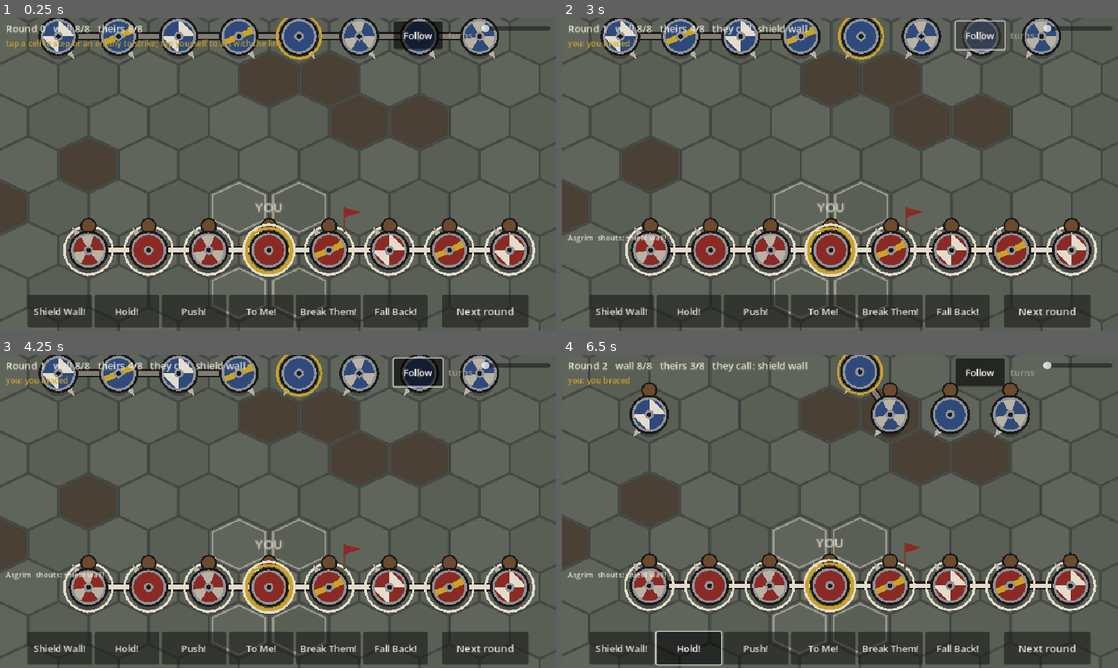
Above: before the commit, frames 1-4 (two rows, left to right).
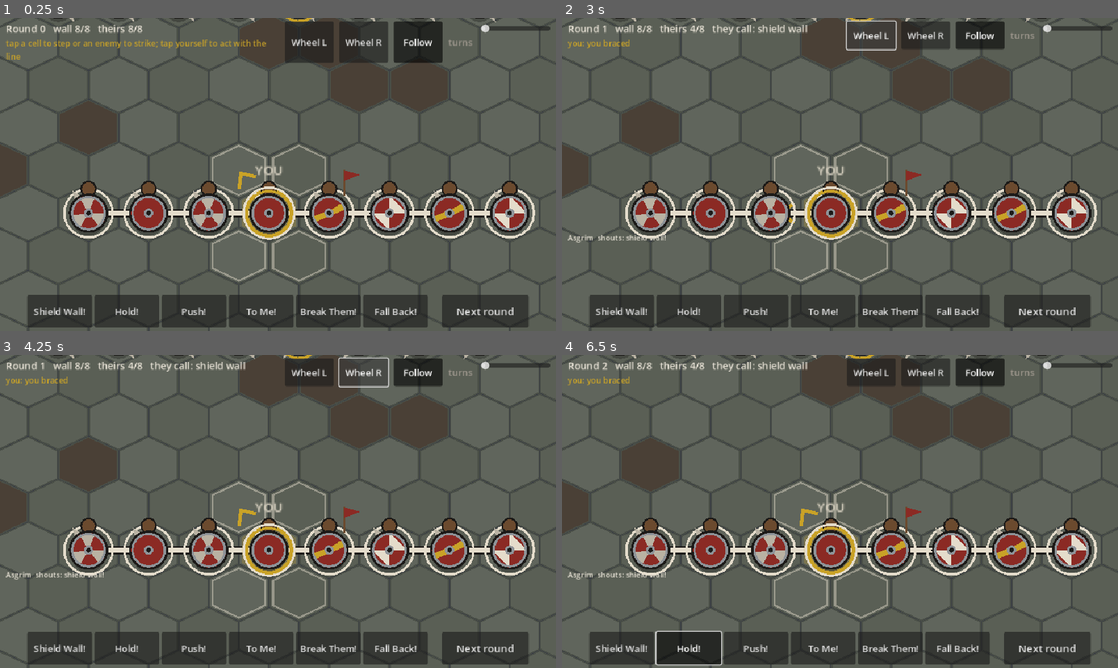
Above: after the commit, the same moments.

Repository: UnlikelyContact/Ringgiver
Game: Godot game, scene res://view/main.tscn
The game is run twice, just before and just after one commit, with the same random seed, the same clock (stepped at 60 frames per second) and the same inputs.
Inputs:
- Up to frame 1 (0.25 s): no input
- Up to frame 2 (3 s): click "Follow" (after the commit: "Wheel L") at 0.5 s; click "Follow" (after the commit: "Wheel R") at 1.25 s; click "Next round" at 2 s; click "Follow" (after the commit: "Wheel L") at 2.75 s
- Up to frame 3 (4.25 s): click "Follow" (after the commit: "Wheel R") at 3.5 s
- Up to frame 4 (6.5 s): click "Next round" at 4.25 s; click "Shield Wall!" at 5 s; click "Hold!" at 5.75 s

The runs differ from the first frame. In frame 1, 35% of the frame differs, in the area x 0-100%, y 0-100%; in frame 2, 35%; in frame 3, 34%; in frame 4, 32%.

Commit message:
The wall has its own facing: wheel left and right, Push along the facing, steps never turn it, AI wheels on a flank
Co-Authored-By: Claude Fable 5.1 <noreply@anthropic.com>
Claude-Session: https://claude.ai/code/session_01P5EsvQHo48suzdDpxkAELG

Diff:
--- a/game/sim/combat/band_factory.gd
+++ b/game/sim/combat/band_factory.gd
@@ -64,6 +64,8 @@
 	for w in band:
 		w.reset_for_battle(rules)
 		w.facing = facing
+		if w.is_leader:
+			w.line_facing = facing
 		if w.is_leader and leader == null:
 			leader = w
 		else:
--- a/game/sim/combat/battle.gd
+++ b/game/sim/combat/battle.gd
@@ -113,11 +113,13 @@
 	log.append("--- round %d ---" % round)
 	var rr := rng.fork("round:%d" % round)
 
-	# 1. Shouts.
+	# 1. Shouts. A leader who turned to strike last round faces his wall again.
 	var leaders := {}
 	for side in 2:
 		var leader := leader_of(side)
 		leaders[side] = leader
+		if leader != null and leader.line_facing != Vector2i.ZERO:
+			leader.facing = leader.line_facing
 		var shout: CombatTypes.Shout = CombatTypes.Shout.NONE
 		if _pending_shout.has(side):
 			shout = _pending_shout[side]
--- a/game/sim/combat/decision.gd
+++ b/game/sim/combat/decision.gd
@@ -140,7 +140,8 @@
 	if not grid.line_neighbors(w).is_empty():
 		# One direction for the whole line, taken from the leader's position.
 		var anchor := leader if leader != null and leader.is_active() and leader.side == w.side else w
-		var advance := _advance_direction(anchor, enemies)
+		# A wall advances the way it faces; without a set wall facing, toward the enemy.
+		var advance := anchor.line_facing if anchor.line_facing != Vector2i.ZERO else _advance_direction(anchor, enemies)
 		if _line_in_contact(grid, w, enemies):
 			return Action.brace(advance)  # the line is engaged: hold it together
 		var ahead := w.pos + advance
@@ -183,15 +184,15 @@
 			else Formation.line_slots(grid, leader, band.size())
 	var plan := Formation.assign(slots, band)
 	if plan.has(w) and plan[w] != w.pos:
-		var step := _step_toward(grid, w, plan[w], leader.facing)
+		var step := _step_toward(grid, w, plan[w], leader.wall_facing())
 		if step != null:
 			return step
-		return Action.brace(leader.facing)
+		return Action.brace(leader.wall_facing())
 	if wedge:
 		return _push(grid, w, enemies, leader)
 	var act := _hold(w, enemies, leader)
 	if act.kind == CombatTypes.ActionKind.BRACE and enemies.is_empty():
-		act.new_facing = leader.facing
+		act.new_facing = leader.wall_facing()
 	return act
 
 
--- a/game/sim/combat/formation.gd
+++ b/game/sim/combat/formation.gd
@@ -13,7 +13,7 @@
 	var out: Array[Vector2i] = []
 	if leader == null or count <= 0:
 		return out
-	var dirs := BattleGrid.line_dirs(leader.facing)
+	var dirs := BattleGrid.line_dirs(leader.wall_facing())
 	var reach := maxi(grid.width, grid.height)
 	for k in range(1, reach + 1):
 		for dir in dirs:
@@ -35,8 +35,8 @@
 		return out
 	# On hexes the two cells behind the tip are 120 and 180 degrees round
 	# from the facing; the rank runs along the line direction between them.
-	var back_left := BattleGrid.rotate(leader.facing, 4)
-	var back_right := BattleGrid.rotate(leader.facing, 3)
+	var back_left := BattleGrid.rotate(leader.wall_facing(), 4)
+	var back_right := BattleGrid.rotate(leader.wall_facing(), 3)
 	var across := back_right - back_left
 	var reach := maxi(grid.width, grid.height)
 	for k in range(1, reach + 1):
--- a/game/sim/combat/leader_ai.gd
+++ b/game/sim/combat/leader_ai.gd
@@ -15,12 +15,30 @@
 	doctrine = p_doctrine
 
 
+## Turns the wall toward the enemy's centre only when they are two or more
+## steps (120 degrees or more) off its facing; a 60-degree offset is within
+## the front arcs and not worth the shuffle of wheeling.
+func _wheel_if_needed(battle: Battle, leader: Warrior, theirs: Array[Warrior]) -> void:
+	if theirs.is_empty():
+		return
+	var sum := Vector2.ZERO
+	for e in theirs:
+		sum += BattleGrid.to_cart(Vector2(e.pos))
+	var want := BattleGrid.snap_direction(sum / theirs.size() - BattleGrid.to_cart(Vector2(leader.pos)))
+	var have := leader.wall_facing()
+	var diff := posmod(BattleGrid.dir_index(want) - BattleGrid.dir_index(have), 6)
+	if diff >= battle.rules.ai_wheel_min_steps and diff <= 6 - battle.rules.ai_wheel_min_steps:
+		leader.line_facing = want
+		battle.log.append("%s wheels his line to face %s" % [leader.display_name, str(want)])
+
+
 func choose(battle: Battle, side: int) -> CombatTypes.Shout:
 	var mine := battle.active(side)
 	var theirs := battle.active(1 - side)
 	var leader := battle.leader_of(side)
 	if mine.is_empty() or leader == null:
 		return CombatTypes.Shout.NONE
+	_wheel_if_needed(battle, leader, theirs)
 	var started := battle.result.started[side]
 	var unbroken := 0
 	for w in mine:
--- a/game/sim/combat/rules.gd
+++ b/game/sim/combat/rules.gd
@@ -149,6 +149,8 @@
 var ai_fall_back_percent := 35
 var ai_break_them_percent := 40
 var ai_scatter_mean_distance := 3
+## The AI wheels its wall when the enemy is this many facings (60 degrees each) off it.
+var ai_wheel_min_steps := 2
 ## A STEADY leader waits this many rounds without contact before pushing.
 var ai_patience_rounds := 6
 
--- a/game/sim/combat/warrior.gd
+++ b/game/sim/combat/warrior.gd
@@ -35,6 +35,10 @@
 # Battle state.
 var pos := Vector2i.ZERO
 var facing := Vector2i(0, -1)
+## For a leader: the direction his line forms to face. Zero means "his own
+## facing". Set by the player (wheel left/right) or the leader AI, never by
+## a step or a blow, so the wall does not wheel every time he turns.
+var line_facing := Vector2i.ZERO
 var wound: CombatTypes.Wound = CombatTypes.Wound.UNHURT
 var breath := 0
 var morale := 0
@@ -73,6 +77,11 @@
 		CombatTypes.Stat.NERVE:
 			return nerve
 	return wits
+
+
+## The facing a line formed on this man takes.
+func wall_facing() -> Vector2i:
+	return line_facing if line_facing != Vector2i.ZERO else facing
 
 
 func is_down() -> bool:
--- a/game/tests/test_decision.gd
+++ b/game/tests/test_decision.gd
@@ -331,3 +331,18 @@
 	all.append(green)
 	var b := _choose(green, leader, g, all)
 	assert_true(b.kind == K.BRACE or b.kind == K.ATTACK, "a green man holds his place instead: %s" % b.describe())
+
+
+func test_push_advances_in_the_wall_facing() -> void:
+	var g := BattleGrid.new(16, 12)
+	var leader := _man("jarl", 0, Vector2i(8, 8), g, CombatTypes.Tier.VETERAN)
+	leader.is_leader = true
+	leader.line_facing = Vector2i(0, -1)
+	var w := _man("w", 0, Vector2i(9, 8), g, CombatTypes.Tier.BLOODED)
+	w.heard_order = CombatTypes.Shout.PUSH
+	# The enemy is off to the east, but the wall faces north-west: it steps north-west.
+	var e := _man("e", 1, Vector2i(14, 8), g)
+	var all: Array[Warrior] = [leader, w, e]
+	var a := _choose(w, leader, g, all)
+	assert_eq(a.kind, K.MOVE)
+	assert_eq(a.target_cell, Vector2i(9, 7), "one step the way the wall faces")
--- a/game/tests/test_formation.gd
+++ b/game/tests/test_formation.gd
@@ -105,3 +105,17 @@
 	assert_eq(plan.size(), 1)
 	assert_eq(plan.get(near), Vector2i(9, 5))
 	assert_true(not plan.has(far))
+
+
+func test_line_forms_on_the_wall_facing_not_the_leaders_turn() -> void:
+	var g := BattleGrid.new(16, 12)
+	var leader := Warrior.make("jarl", 0, [4, 4, 4, 4, 4])
+	leader.is_leader = true
+	g.place(leader, Vector2i(8, 6))
+	leader.line_facing = Vector2i(0, -1)
+	leader.facing = Vector2i(1, -1)  # he turned to strike north-east
+	var slots := Formation.line_slots(g, leader, 2)
+	assert_eq(slots, [Vector2i(9, 6), Vector2i(7, 6)] as Array[Vector2i], "the line still runs east-west")
+	leader.line_facing = Vector2i.ZERO
+	var turned := Formation.line_slots(g, leader, 2)
+	assert_true(turned != slots, "without a wall facing the line follows his own facing")
--- a/game/view/battle_view.gd
+++ b/game/view/battle_view.gd
@@ -57,6 +57,14 @@
 
 func is_manual() -> bool:
 	return pulse_seconds <= 0.0
+
+
+## Wheels the wall one facing (60 degrees) left or right.
+func wheel(steps: int) -> void:
+	if player == null:
+		return
+	player.line_facing = BattleGrid.rotate(player.wall_facing(), steps)
+	queue_redraw()
 
 
 func set_paused(p: bool) -> void:
@@ -342,7 +350,7 @@
 		return
 	var occ := battle.grid.occupant(cell)
 	if occ == null and battle.grid.is_free(cell):
-		pending_action = Action.move_to(cell, BattleGrid.direction_to(player.pos, cell))
+		pending_action = Action.move_to(cell, player.wall_facing())  # a step does not turn the wall
 	elif occ != null and occ.side != player.side and occ.is_active():
 		pending_action = Action.attack(occ)
 	else:
@@ -371,6 +379,11 @@
 	_draw_shield_locks()
 	if player != null and player.is_active():
 		draw_colored_polygon(Iso.hexagon(player.pos, 3), Color(Palette.GOLD, 0.25))
+		# The wall's facing: a chevron ahead of your man.
+		var f := Iso.to_screen_f(Vector2(player.wall_facing())).normalized()
+		var tip := Iso.to_screen(player.pos) + f * 42
+		var side_v := Vector2(-f.y, f.x) * 9
+		draw_polyline(PackedVector2Array([tip - f * 10 + side_v, tip, tip - f * 10 - side_v]), Palette.GOLD, 3.0)
 		if not animating:
 			for n in g.neighbors(player.pos):
 				var occ := g.occupant(n)
--- a/game/view/hud.gd
+++ b/game/view/hud.gd
@@ -52,6 +52,16 @@
 	you_label.autowrap_mode = TextServer.AUTOWRAP_WORD_SMART
 	you_label.custom_minimum_size = Vector2(200, 0)
 	left.add_child(you_label)
+	var wheel_l := Button.new()
+	wheel_l.text = "Wheel L"
+	wheel_l.custom_minimum_size = Vector2(84, 40)
+	wheel_l.pressed.connect(func() -> void: view.wheel(-1))
+	top.add_child(wheel_l)
+	var wheel_r := Button.new()
+	wheel_r.text = "Wheel R"
+	wheel_r.custom_minimum_size = Vector2(84, 40)
+	wheel_r.pressed.connect(func() -> void: view.wheel(1))
+	top.add_child(wheel_r)
 	follow_btn = Button.new()
 	follow_btn.text = "Follow"
 	follow_btn.toggle_mode = true
--- a/game/view/main.gd
+++ b/game/view/main.gd
@@ -27,7 +27,7 @@
 	var centre := sum / maxf(1.0, n)
 	if player != null and player.is_active():
 		centre = centre.lerp(Iso.to_screen(player.pos), 0.4)
-	return centre + Vector2(0, -10)
+	return centre + Vector2(0, 22)
 
 
 func _process(delta: float) -> void:
Not shown, changed: docs/design/concept.md
